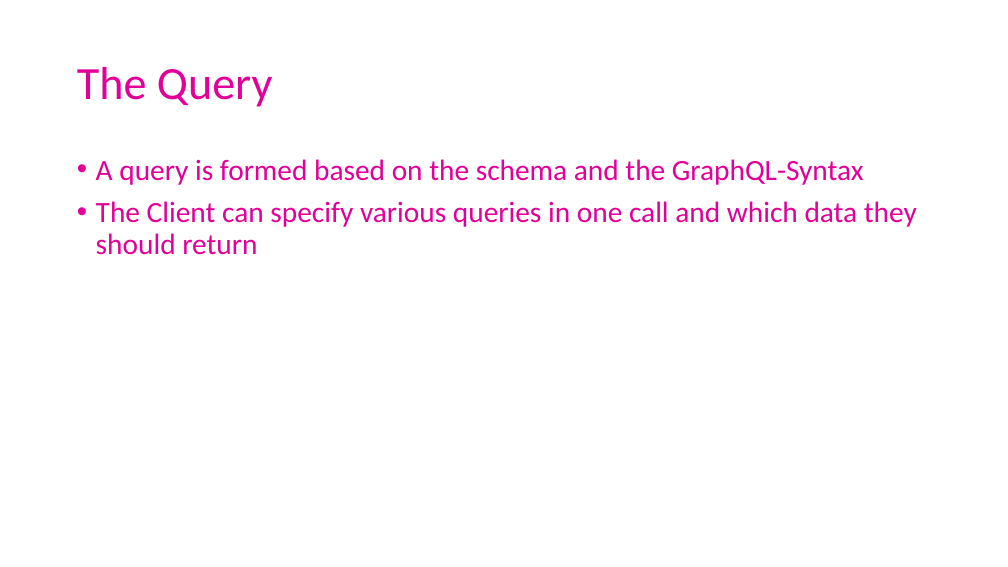
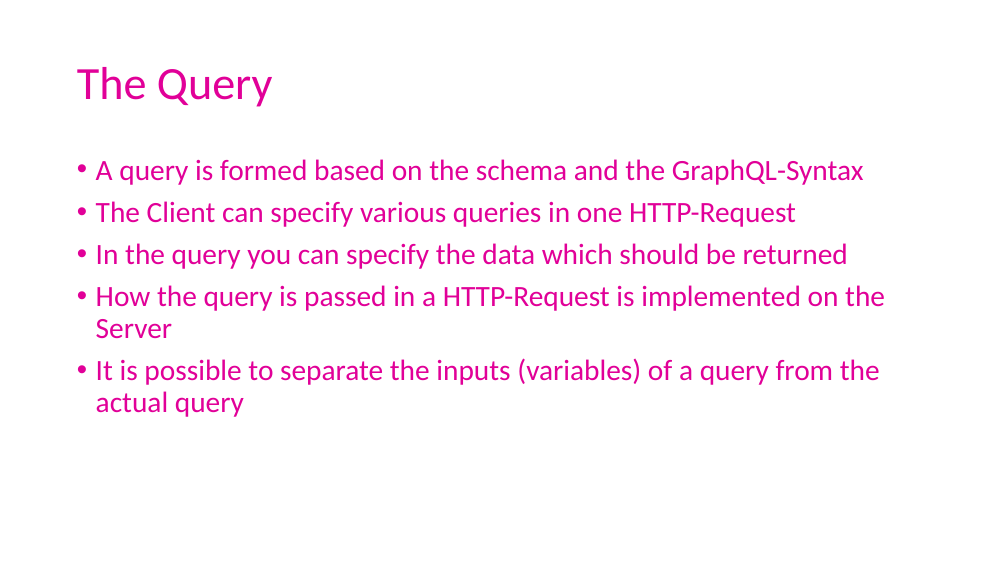
Before and after one commit to ArneSchulze/GraphQL, a slide deck: slide 14 of slides.pptx (slide 12 before the commit). Drawn at 1008x567 pixels with LibreOffice and Linux fonts; fonts in the diff are those of the drawing. Boxes give left, top, right and bottom in pixels: in the first picture for what was removed or moved away, otherwise in the second. Text is boxed around its words. In the diff, an @@ line names an element or a change of style, - is before the commit and + after.

```diff
--- a/slides.pptx
+++ b/slides.pptx
@@ text at <box>96,201,885,417</box>: text changed @@
-• The Client can specify various queries in one call and which data they should return
+• The Client can specify various queries in one HTTP-Request
+• In the query you can specify the data which should be returned
+• How the query is passed in a HTTP-Request is implemented on the Server
+• It is possible to separate the inputs (variables) of a query from the actual query
```
Also in this commit, not shown: 9 other slides changed, 4 slides added, 1 other file.
